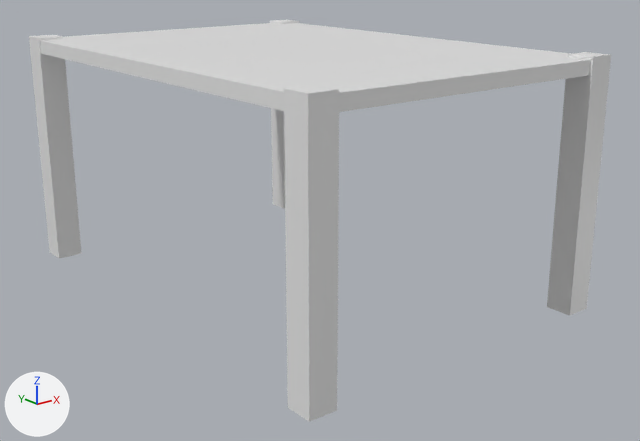
One commit to the FBX model JamGame/Assets/Models/Table.fbx: the scene before it, then after it.
The view is the same before and after, from a camera (50 mm lens) standing at (-1.98, -2.62, 1.26) and looking at (0.04, -0.11, 0.26). The axes (+X, +Y, +Z) are drawn at lower left. The lights are the same throughout. Where no turn or scale is listed for an object, it has been applied to the vertices.
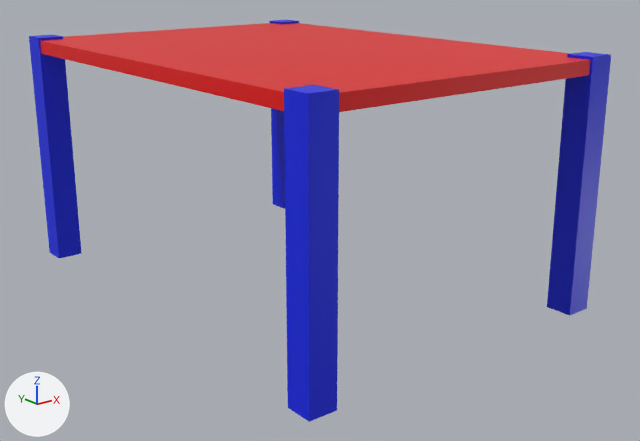
The newer file is also rescaled (x0.5) as a whole; pictures and numbers use the older file's frame.

Boxes [x1, y1, x2, y2] around the edits, measured in the pictures (640 x 441 px):
'Cube_1', recoloured (white to blue): [29, 20, 611, 422] in both
'Cube', recoloured (white to red): [40, 23, 591, 112] in both

What the commit changed:
Material 'Mat' (mat_mat) changes colour from white #e7e7e7 to red #e70000; in linear values from (0.8, 0.8, 0.8) to (0.8, 0.0, 0.0).
Material 'Mat.1' (mat_mat_1) is new.
Its base color is (0.0, 0.0133, 0.8) (blue #001ee7).
Its roughness is 0.434.
me_mesh has 32 vertices, 24 faces and spans x -1.22..0.05, y -0.05..1.75, z -0.45..0.46.
me_mesh no longer uses material mat_mat (white #e7e7e7).
me_mesh now uses material mat_mat_1 (blue #001ee7).
